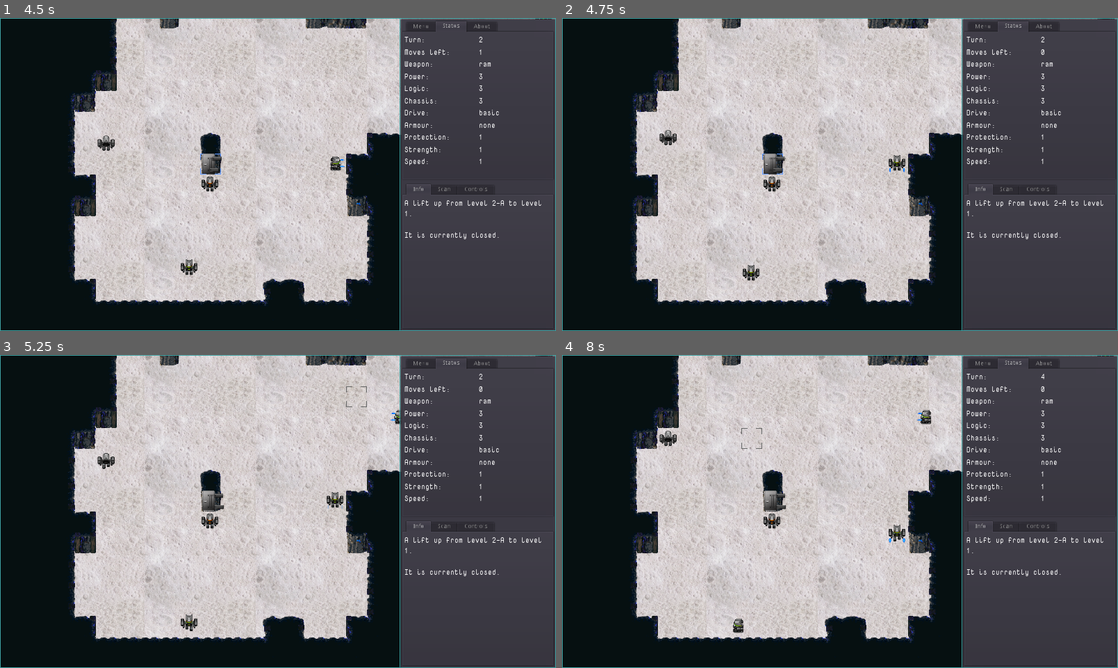
Above: before the commit, frames 1-4 (two rows, left to right).
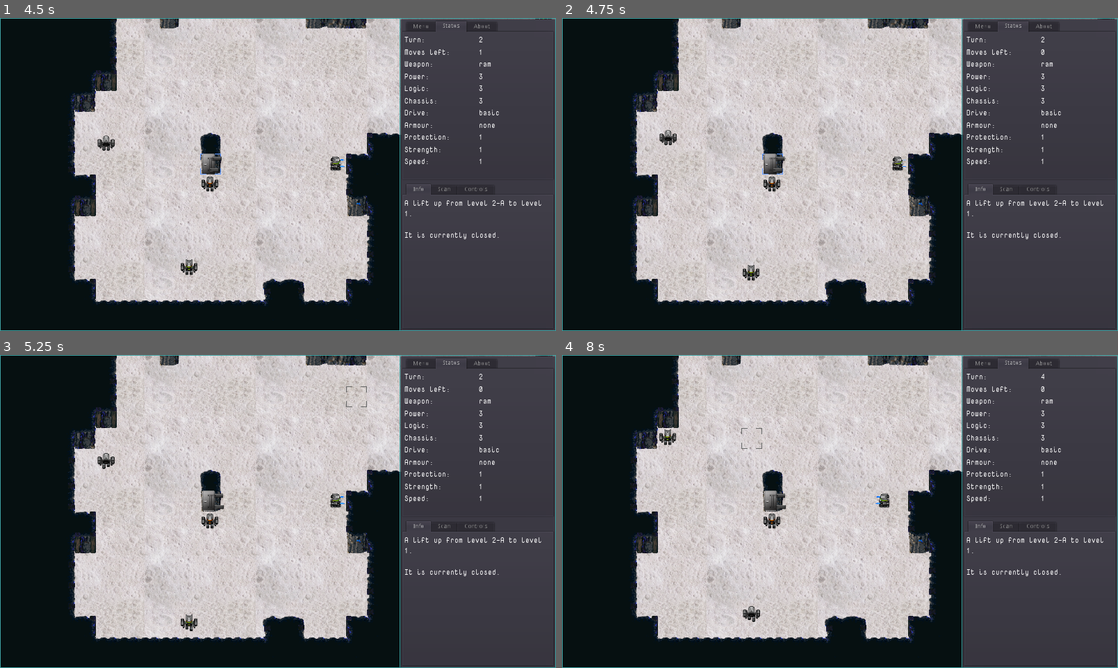
Above: after the commit, the same moments.

Repository: sarrowsmith/quasidroid
Game: Godot game, scene res://Main.tscn
Two runs of this game, one before a commit and one after it. Both use one fixed random seed, a clock stepped at 60 frames per second and the inputs below.
Inputs (mouse positions are in pixels of both pictures, inside the frame that each line leads up to):
- Up to frame 1 (4.5 s): click (289, 199) at 0.52 s; type "12" at 0.6 s; click "New from Seed" at 1.25 s; tap Enter at 2 s; move the mouse to (400, 158) at 2.02 s; tap R at 2.1 s; click (400, 158) at 2.17 s; tap Space at 2.27, 3.02 s; move the mouse to (166, 190) at 2.77 s; hold S 2.78-3.53 s; tap Q at 2.85 s; tap Delete (map_reset) at 3.5 s; move the mouse to (333, 105) at 3.52 s; tap U at 3.6 s; tap Backspace (cursor_reset) at 4.25 s; move the mouse to (250, 237) at 4.27 s; tap O at 4.35 s; click (250, 237) at 4.42 s
- Up to frame 2 (4.75 s): tap Space at 4.52 s
- Up to frame 3 (5.25 s): move the mouse to (344, 364) at 5.02 s; hold S from 5.03 s (still down); tap P at 5.1 s; click (344, 364) at 5.17 s
- Up to frame 4 (8 s): tap Space at 5.27, 6.02, 7.52 s; tap Delete (map_reset) at 5.75 s; move the mouse to (673, 464) at 5.77 s; tap Z at 5.85 s; move the mouse to (867, 511) at 6.52 s; tap R at 6.6 s; click (867, 511) at 6.67 s; tap Backspace (cursor_reset) at 7.25 s; move the mouse to (756, 433) at 7.27 s; release S at 7.28 s; tap Q at 7.35 s

Frame 1 is identical in both runs. In frame 2, 0.1% of the frame differs, in the area x 58-62%, y 43-50%; in frame 3, 0.2%; in frame 4, 0.6%, in the area x 17-100%, y 0-89%.

Commit message:
Just a bit more random behaviour

Diff:
--- a/robots/Rogue.gd
+++ b/robots/Rogue.gd
@@ -12,11 +12,10 @@
 		return true
 	match behaviour():
 		Level.WALL, Level.LIFT, Level.ROGUE:
-			end_move()
+			set_state(DONE)
 		Level.FLOOR, Level.ACCESS, Level.PLAYER:
 			pass # handled automatically
 	equip()
-
 	return false
 
 
@@ -46,9 +45,9 @@
 
 func behaviour():
 	# 10 % chance of doing nothing
-#	if level.rng.randf() < 0.1:
-#		set_state(DONE)
-#		return
+	if level.rng.randf() < 0.1:
+		set_state(DONE)
+		return
 	var target_type = action(facing, false)
 	match target_type:
 		Level.FLOOR:
@@ -69,7 +68,6 @@
 	if weapons.get_range() > 1:
 		var target = location + facing
 		for i in range(weapons.get_range() - 3):
-			print(i, ": ", level.location_type(target))
 			match level.location_type(target):
 				Level.FLOOR:
 					target += facing
@@ -86,11 +84,14 @@
 		var floors = nearby[Level.FLOOR] # bit heuristic
 		if 3 < floors and floors < 6:
 			check_turn()
+		# 10% of changing direction in the middle of an empty space
+		if floors == 8 and level.rng.randf() < 0.1:
+			new_direction()
+			return Level.WALL
 	return action(facing, true, location_type == Level.PLAYER)
 
 
 func check_turn():
-	return # buggy!
 	var side = Vector2(1 - facing.x * facing.x, 1 - facing.y * facing.y)
 	var floors = [ # we know facing is a floor
 		level.location_type(-facing) == Level.FLOOR,
